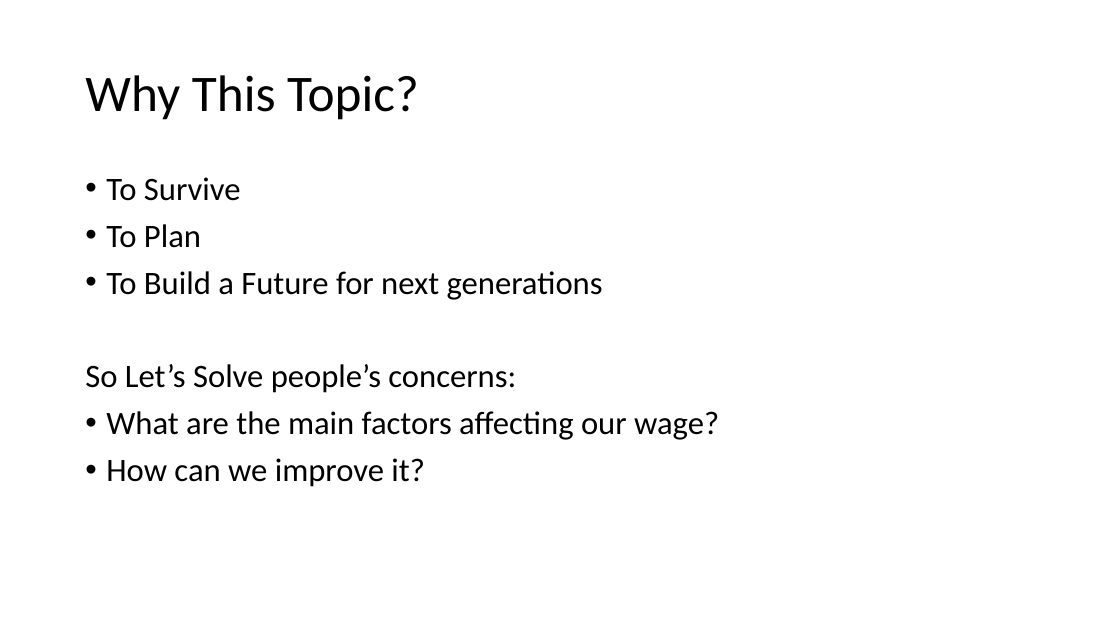
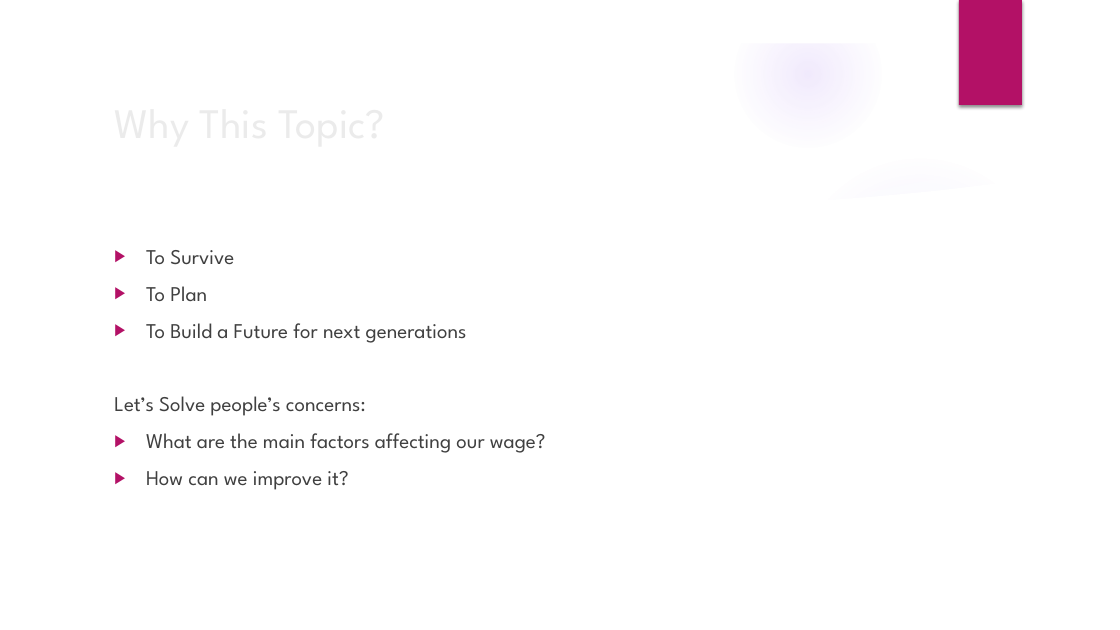
Before and after one commit to Ashwani-hub/Final-Project, a slide deck: slide 2 of Presentation.pptx. Drawn at 1120x630 pixels with LibreOffice and Linux fonts; fonts in the diff are those of the drawing; background and template pictures are left out. Boxes give left, top, right and bottom in pixels: in the first picture for what was removed or moved away, otherwise in the second. Text is boxed around its words. In the diff, an @@ line names an element or a change of style, - is before the commit and + after.

```diff
--- a/Presentation.pptx
+++ b/Presentation.pptx
@@ group added at (0, 0, 1120, 630): 3 ellipses, 2 freeform shapes @@
@@ rectangle added at (959, 0, 1022, 105), fill #B31166 @@
@@ title "Why This Topic?": place and size @@
-title "Why This Topic?" at (85, 75, 419, 120)
+title "Why This Topic?" at (106, 89, 911, 154)
@@ title "Why This Topic?" at (106, 89, 911, 154): size 44 to 36 pt, font Calibri to League Spartan, text colour #000000 to #EBEBEB; line spacing 0.9 to 1 @@
@@ text "To Survive": place and size @@
-text "To Survive" at (85, 177, 719, 487)
+text "To Survive" at (114, 250, 546, 490)
@@ text at (146, 250, 546, 490): size 28 to 18 pt, font Calibri to League Spartan, text colour #000000 to #404040 in "To Survive", "To Plan", "To Build a Future for next generations", "What are the main factors affecting our ..." and 1 more places; bullet • to ▶; line spacing 0.9 to 1 @@
@@ text at (114, 396, 366, 416): text changed; size 28 to 18 pt; font Calibri to League Spartan; text colour #000000 to #404040 @@
-So Let’s Solve people’s concerns:
+Let’s Solve people’s concerns:
```
Also in this commit, not shown: 16 other slides changed.
